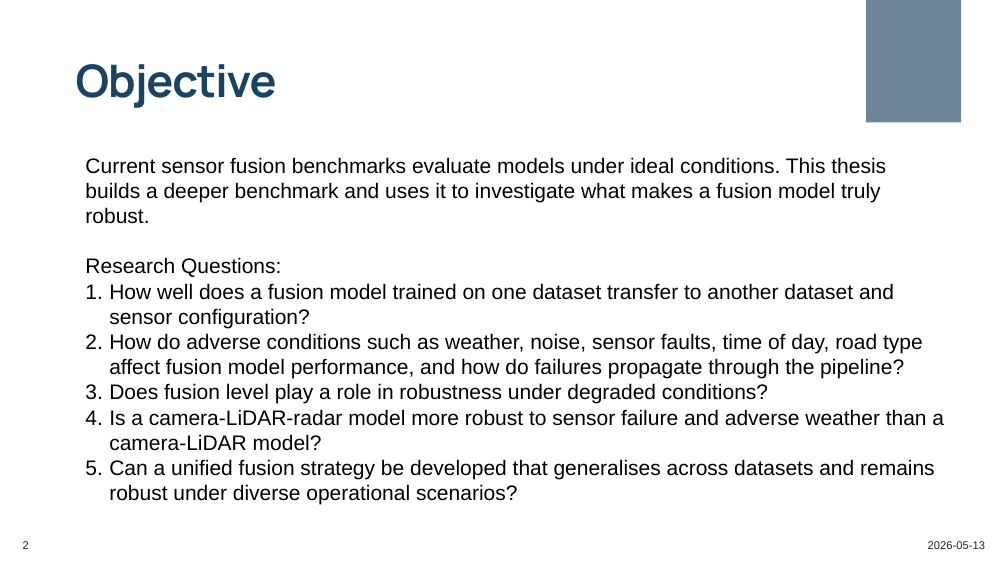
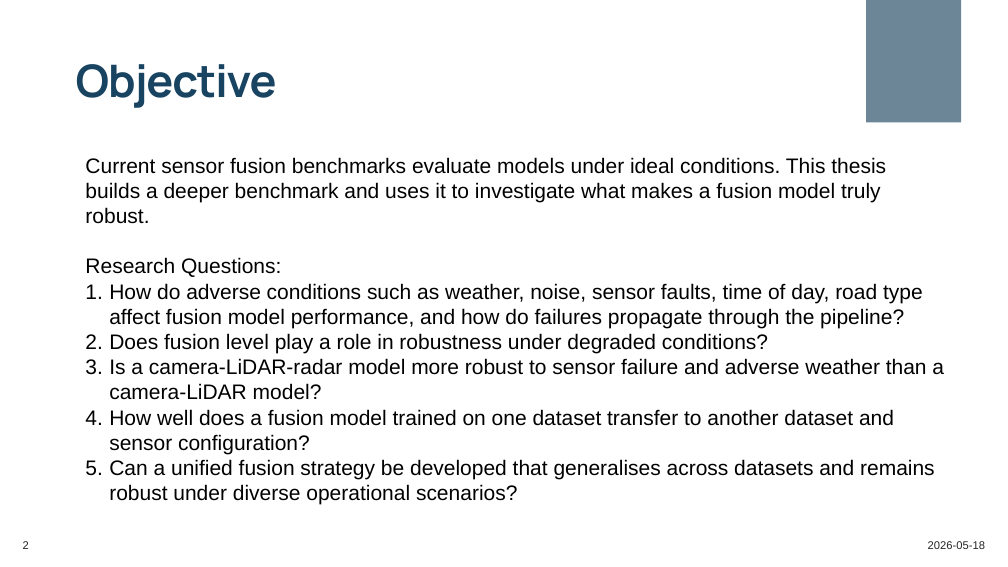
Before and after one commit to AdyuthHisham/Robustness-of-ASF, a slide deck: slide 2 of obsidianVault/MidTerm_Presentation.pptx. Drawn at 1008x567 pixels with LibreOffice and Linux fonts; fonts in the diff are those of the drawing; background and template pictures are left out. Boxes give left, top, right and bottom in pixels: in the first picture for what was removed or moved away, otherwise in the second. Text is boxed around its words. In the diff, an @@ line names an element or a change of style, - is before the commit and + after.

```diff
--- a/obsidianVault/MidTerm_Presentation.pptx
+++ b/obsidianVault/MidTerm_Presentation.pptx
@@ text at (x1=109, y1=283, x2=894, y2=328): paragraph removed @@
-1. How well does a fusion model trained on one dataset transfer to another dataset and sensor configuration?
@@ text at (x1=109, y1=409, x2=894, y2=454): paragraph added @@
+4. How well does a fusion model trained on one dataset transfer to another dataset and sensor configuration?
@@ text at (x1=928, y1=541, x2=985, y2=549): text changed @@
-2026-05-13
+2026-05-18
```
Also in this commit, not shown: 8 other slides changed, 1 slide added, 2 slides removed, 24 other files.
